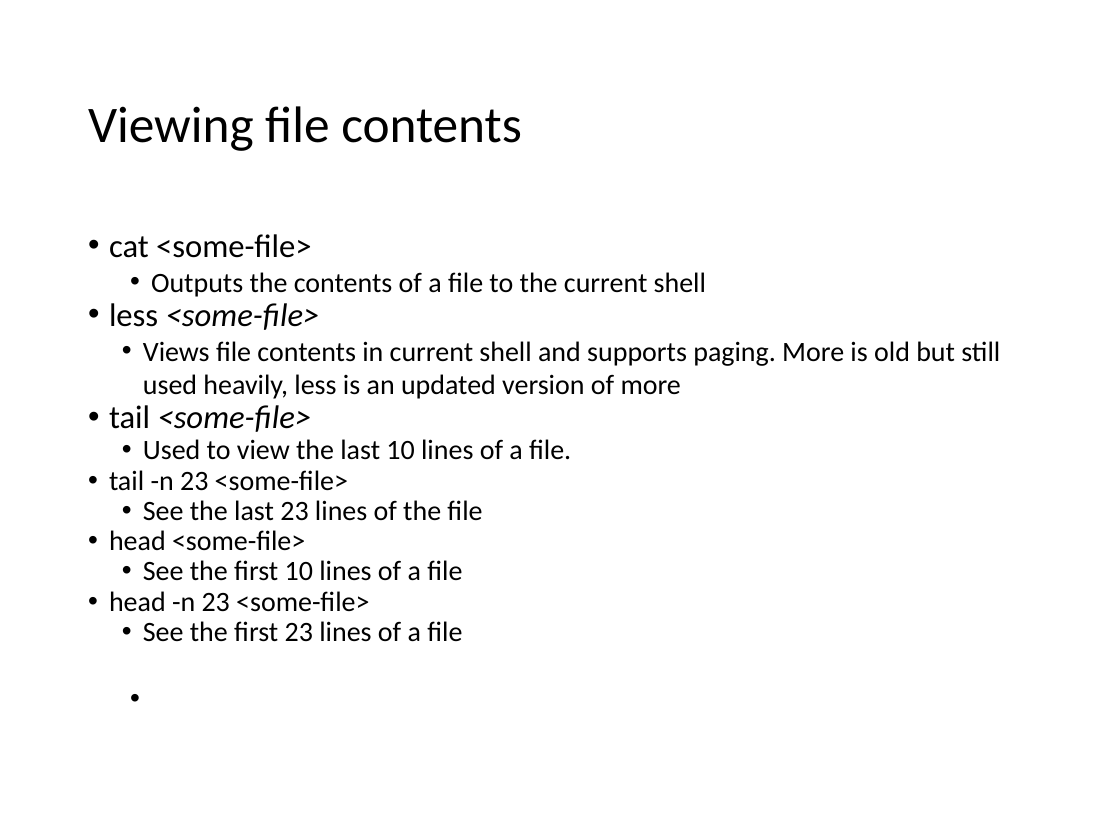
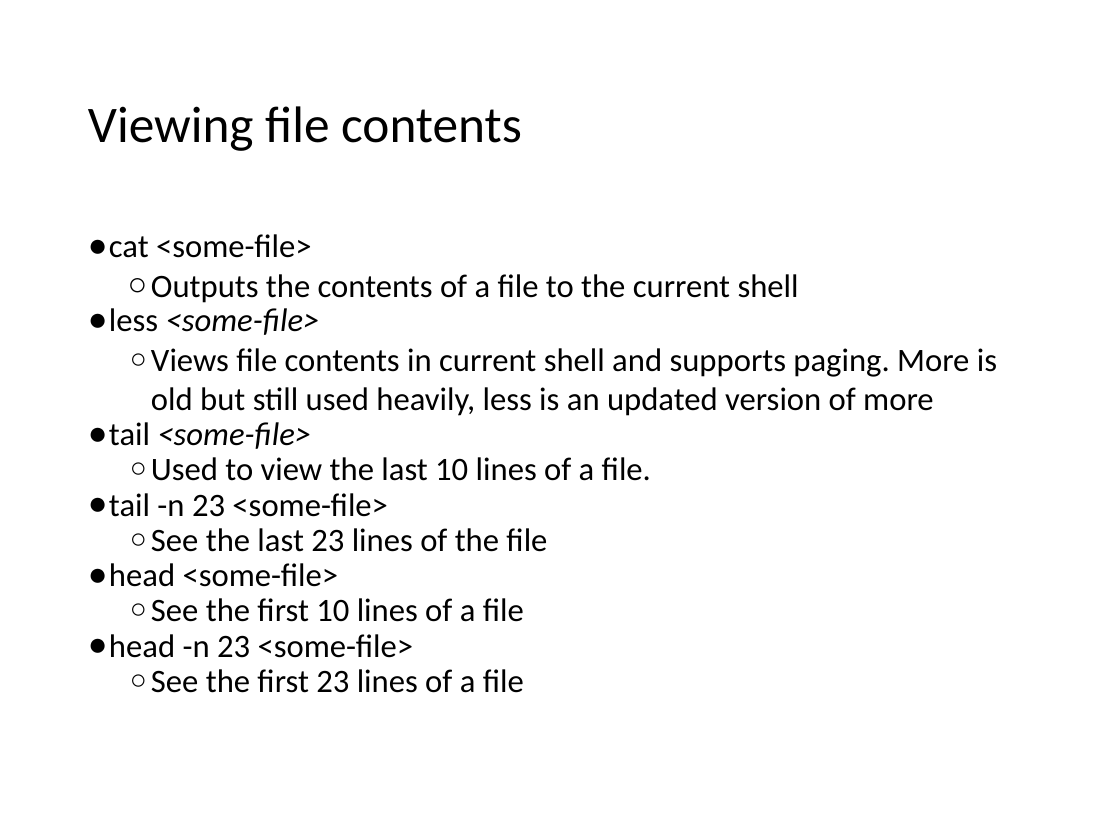
Before and after one commit to cmrsol/demo, a slide deck: slide 13 of linux-intro/shell_101.pptx (slide 12 before the commit). Drawn at 1120x840 pixels with LibreOffice and Linux fonts; fonts in the diff are those of the drawing. Boxes give left, top, right and bottom in pixels: in the first picture for what was removed or moved away, otherwise in the second. Text is boxed around its words. In the diff, an @@ line names an element or a change of style, - is before the commit and + after.

```diff
--- a/linux-intro/shell_101.pptx
+++ b/linux-intro/shell_101.pptx
@@ text "cat <some-file>" at <box>109,234,997,693</box>: size 18 to 21 pt in "Outputs the contents of a file to ...", "Views file contents in current shell and ...", "Used to view the last 10 lines ...", "tail -n 23 <some-file>" and 5 more places; bullet • to ●; bullet • to ○; list level 1 to 2 in "Views file contents in current ..."; list level 1 to 2 in "Used to view the last ..."; list level 1 to 2 in "See the last 23 lines ..."; list level 1 to 2 in "See the first 10 lines ..."; list level 1 to 2 in "See the first 23 lines ..." @@
```
Also in this commit, not shown: 18 other slides changed, 11 slides added, 7 slides removed, 4 other files.
